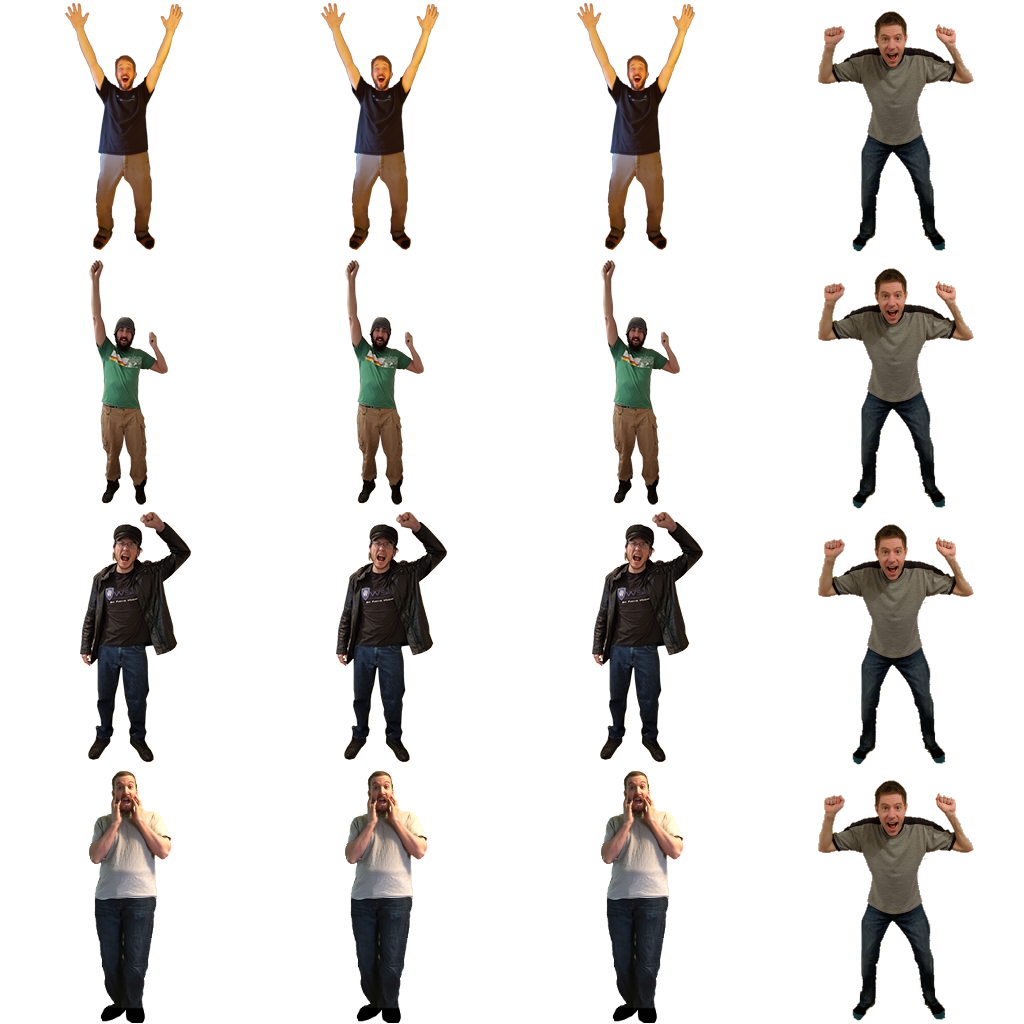
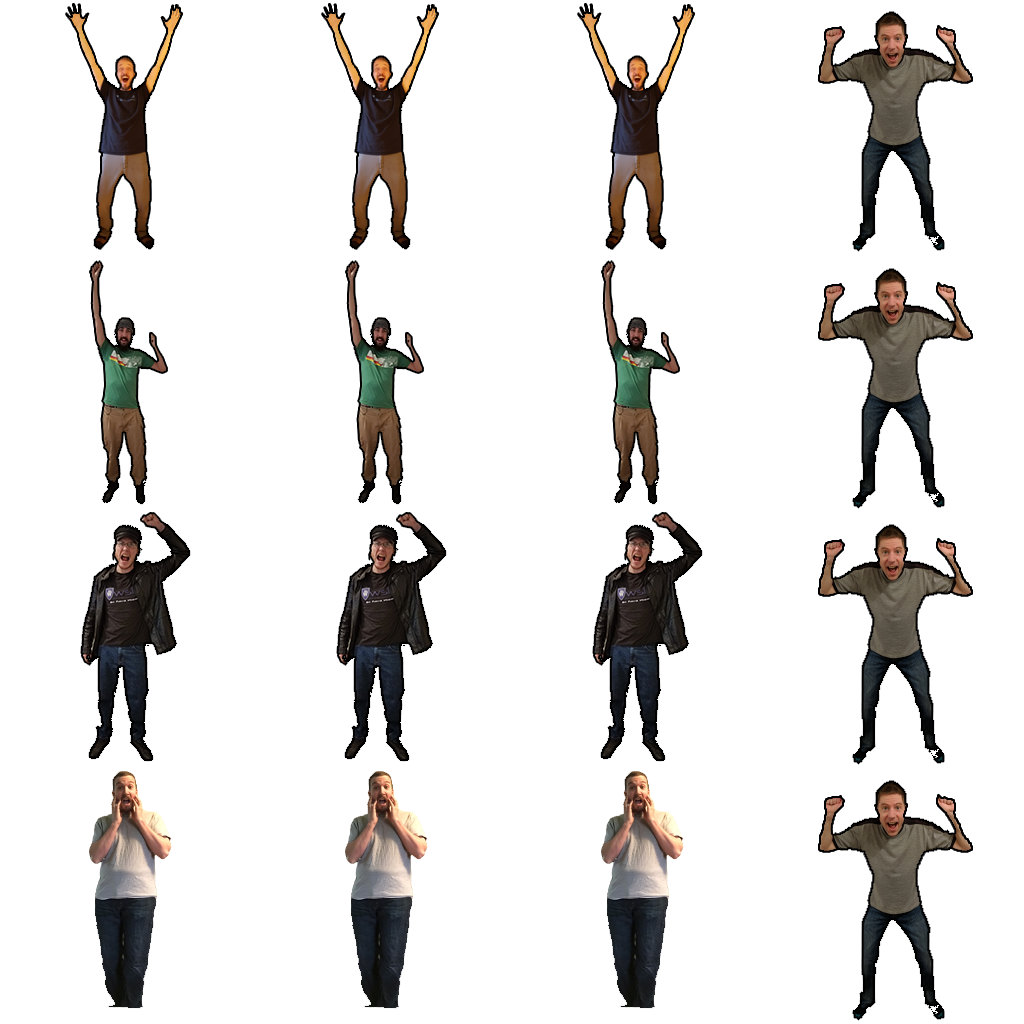
Comparing the layer stacks of the two 1024 x 1024 images. Changes:
painted on "fan 1" (1st of 4, in "FANS!") over [64, 2, 183, 250]
painted on "fan 2" (1st of 4, in "FANS!") over [89, 260, 168, 505]
painted on "fan 3" (1st of 4, in "FANS!") over [80, 512, 191, 762]
painted on "fan 4" (1st of 4, in "FANS!") over [88, 771, 172, 1023]
painted on "Layer 4" over [818, 780, 974, 1021]
painted on "Layer 3" over [818, 524, 974, 765]
painted on "Layer 2" over [818, 268, 974, 509]
painted on "Layer 1" over [818, 11, 974, 252]
painted on "fan 1" (3rd of 4, in "(tinted3)") over [576, 2, 695, 250]
painted on "fan 2" (3rd of 4, in "(tinted3)") over [601, 260, 680, 505]
painted on "fan 3" (3rd of 4, in "(tinted3)") over [592, 512, 703, 762]
painted on "fan 4" (3rd of 4, in "(tinted3)") over [600, 771, 684, 1023]
painted on "fan 1" (4th of 4, in "(tinted2)") over [320, 2, 439, 250]
painted on "fan 2" (4th of 4, in "(tinted2)") over [345, 260, 424, 505]
painted on "fan 3" (4th of 4, in "(tinted2)") over [336, 512, 447, 762]
painted on "fan 4" (4th of 4, in "(tinted2)") over [344, 771, 428, 1023]
